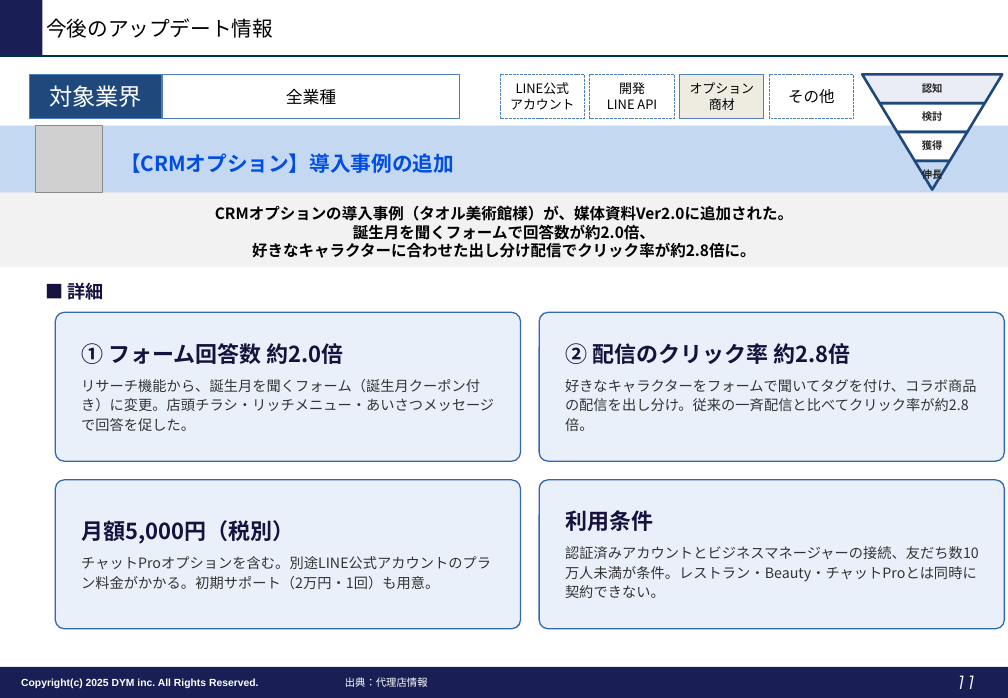
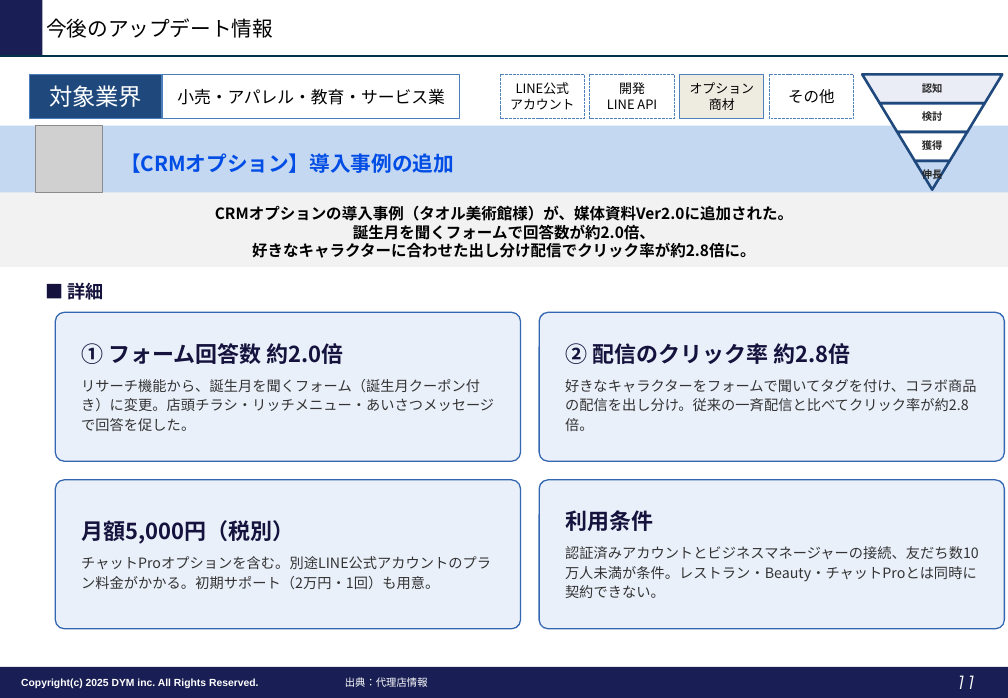
Before and after one commit to tonomura-r-dev/folder, a slide deck: slide 11 of LINEOA媒体最新情報_2026年10月トレンドレポート.pptx. Drawn at 1008x698 pixels with LibreOffice and Linux fonts; fonts in the diff are those of the drawing; grey boxes stand for pictures; background and template pictures are left out. Boxes give left, top, right and bottom in pixels: in the first picture for what was removed or moved away, otherwise in the second. Text is boxed around its words. In the diff, an @@ line names an element or a change of style, - is before the commit and + after.

```diff
--- a/LINEOA媒体最新情報_2026年10月トレンドレポート.pptx
+++ b/LINEOA媒体最新情報_2026年10月トレンドレポート.pptx
@@ text in rectangle at bbox=[177, 89, 445, 105]: text changed @@
-全業種
+小売・アパレル・教育・サービス業
```
Also in this commit, not shown: 7 other slides changed.
